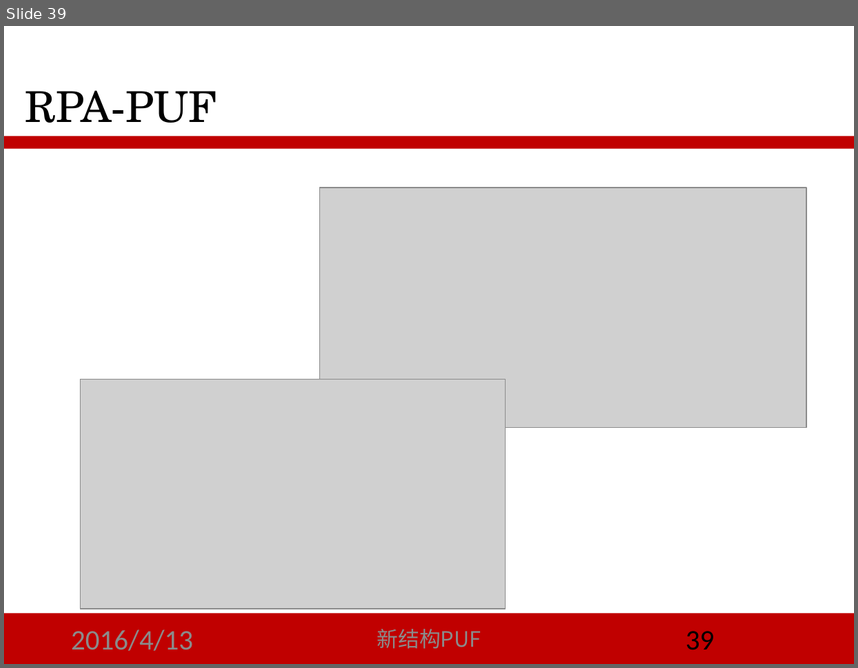
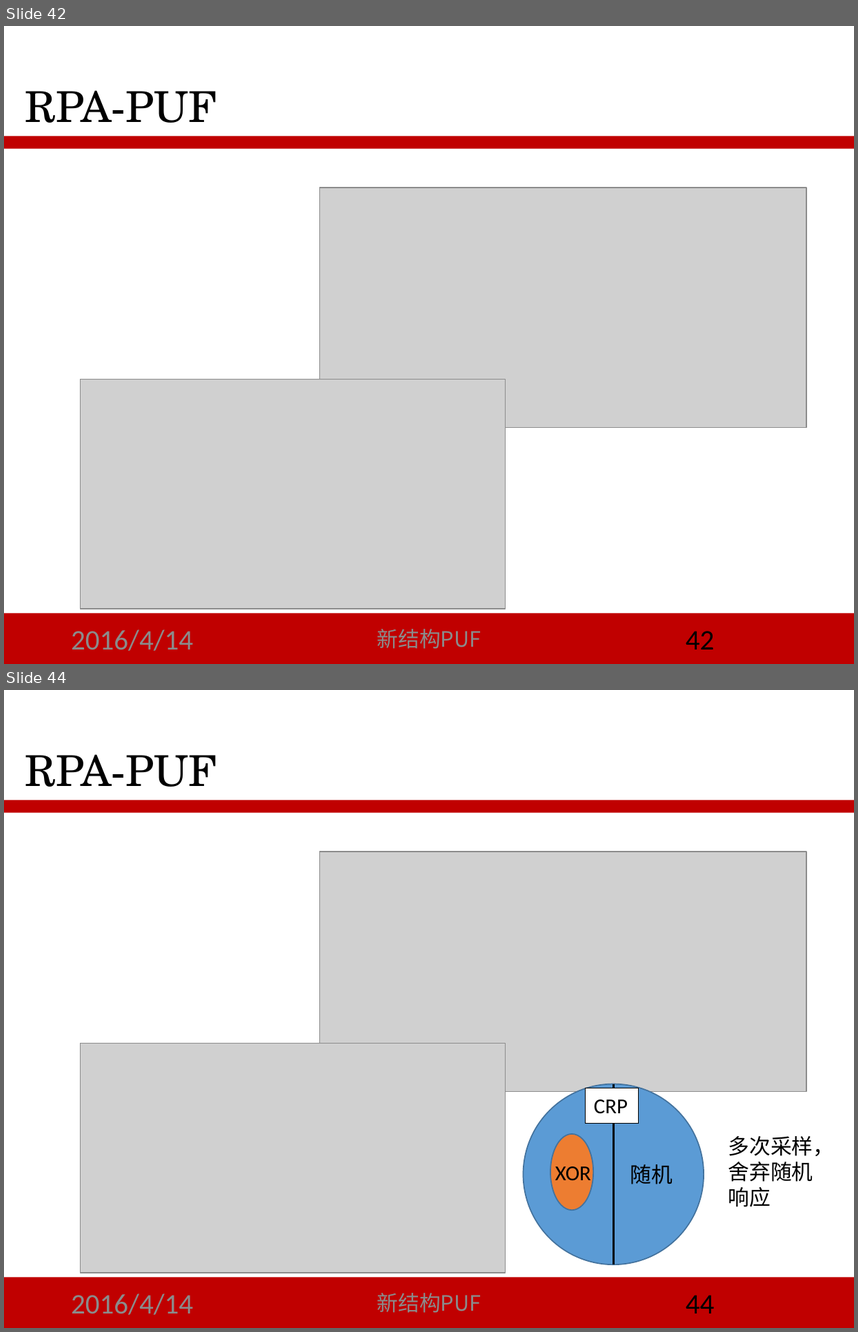
Before and after one commit to LoSealL/masterthesis, a slide deck: 答辩/script_02.pptx. Shown one above the other, each under a label of ours: slide 39 before the commit, slides 42 and 44 after it; the slides between them are not shown. The pictures are 858x668 and 858x1332 pixels, drawn with LibreOffice and Linux fonts; fonts in the diff are those of the drawing; grey boxes stand for pictures. Boxes give left, top, right and bottom in pixels: in the first picture for what was removed or moved away, otherwise in the second. Text is boxed around its words. In the diff, an @@ line names an element or a change of style, - is before the commit and + after.

```diff
--- a/答辩/script_02.pptx
+++ b/答辩/script_02.pptx
@@ slide 44 added at box(4, 690, 854, 1328), background #FFFFFF; not listed: 2 template elements that a slide beside it also shows @@
@@ title added at box(25, 754, 217, 787), 36 pt, text #000000 @@
+RPA-PUF
@@ picture added at box(319, 851, 806, 1092) @@
@@ picture added at box(81, 1043, 506, 1272) @@
@@ ellipse added at box(524, 1083, 704, 1264), fill #5B9BD5, outline #43739E 1 pt @@
@@ rectangle added at box(586, 1088, 639, 1123), fill #FFFFFF, outline #000000 0.75 pt, 18 pt, text #000000 @@
+CRP
@@ line added from (613, 1083) to (613, 1265), #000000 1.5 pt @@
@@ ellipse added at box(550, 1134, 593, 1210), fill #ED7D31, outline #43739E 1 pt @@
@@ text added at box(728, 1136, 835, 1207), 18 pt, text #000000 @@
+  多次采样，舍弃随机响应
@@ text added at box(630, 1164, 673, 1184), 18 pt, text #000000 @@
+随机
@@ text added at box(555, 1166, 591, 1181), 18 pt, text #000000 @@
+XOR
@@ text added at box(71, 1293, 193, 1314), 24 pt, text #8C8C8C @@
+2016/4/14
@@ text added at box(377, 1292, 481, 1312), 18 pt, text #8C8C8C @@
+新结构PUF
@@ page number added at box(686, 1294, 715, 1313), 24 pt, text #000000 @@
+44
@@ what was slide 39 is now slide 42 @@
@@ slide 42 changed as well @@
@@ text at box(71, 629, 193, 650): text changed @@
-2016/4/13
+2016/4/14
@@ page number at box(686, 630, 715, 649): text changed @@
-39
+42
```
Also in this commit, not shown: 44 other slides changed, 4 other slides added, 11 other files.
